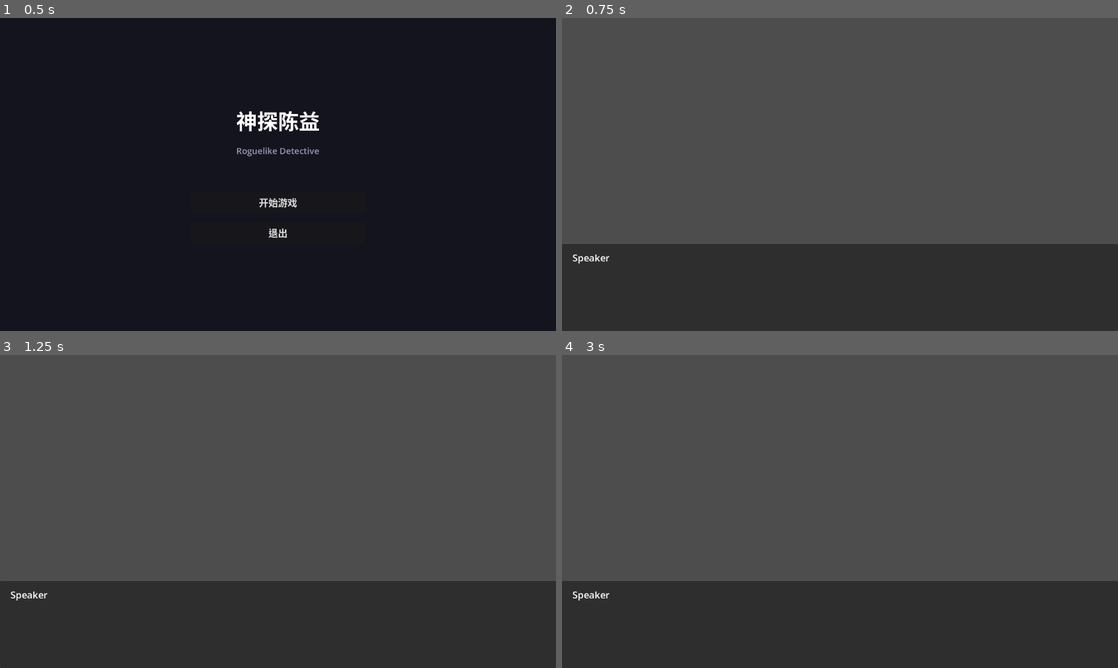
Above: before the commit, frames 1-4 (two rows, left to right).
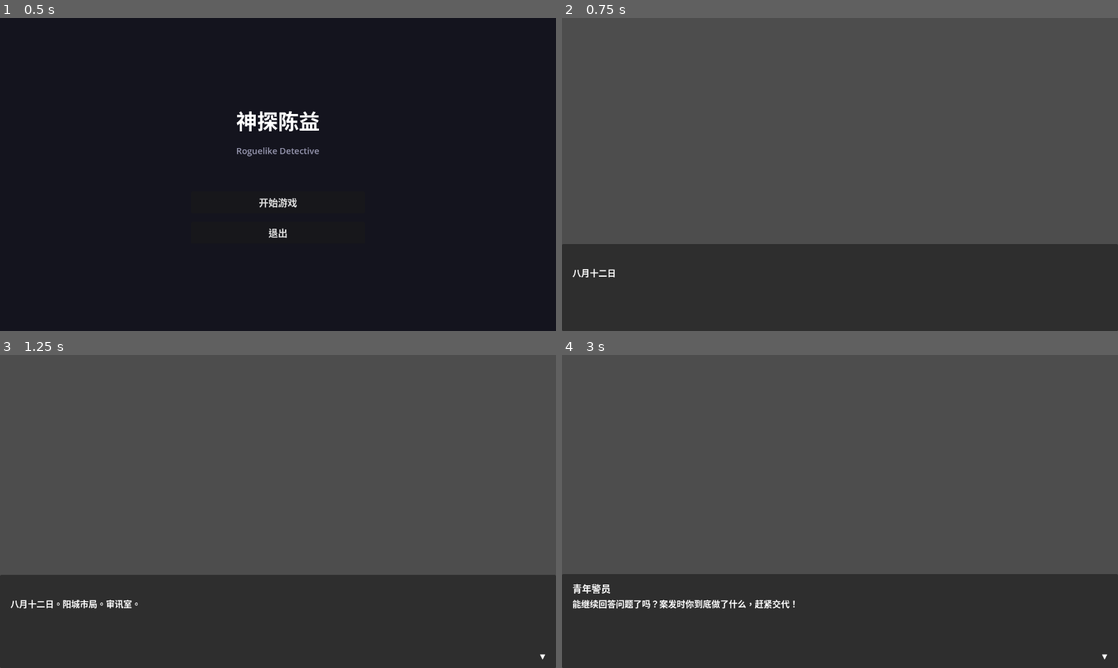
Above: after the commit, the same moments.

Repository: codes1gn/my-game-dev
Game: Godot game, scene res://src/ui/main_menu.tscn
Same seed, same stepped clock (60 frames per second), same inputs: the game is played once before the commit and once after it.
Inputs (mouse positions are in pixels of both pictures, inside the frame that each line leads up to):
- Up to frame 1 (0.5 s): no input
- Up to frame 2 (0.75 s): click "开始游戏" at 0.5 s
- Up to frame 3 (1.25 s): no input
- Up to frame 4 (3 s): tap Enter (ui_accept) at 1.25, 1.52, 2, 2.75 s; move the mouse to (962, 495) at 1.27 s; click (962, 495) at 1.42 s; drag from (728, 527) to (812, 574) at 2.02 s; move the mouse to (895, 442) at 2.77 s; click (895, 442) at 2.92 s

Frame 1 is identical in both runs. In frame 2, 0.2% of the frame differs, in the area x 1-10%, y 75-83%; in frame 3, 2.4%; in frame 4, 3.1%, in the area x 0-100%, y 70-98%.
Error before the commit: Parse Error: Cannot infer the type of "attr" variable because the value doesn't have a set type. (res://src/vn/vn_engine.gd:107)

Commit message:
Fix VN dialogue system: JSON encoding, typewriter effect, type inference

Diff:
--- a/data/dialogue/case_001_opening.json
+++ b/data/dialogue/case_001_opening.json
@@ -200,7 +200,7 @@
       "id": "uncuffed",
       "type": "text",
       "speaker": "narrator",
-      "text": "周业斌看向陈益的眼神开始不同起来。他冲附近的警员挥了挥手："给他打开手铐。"",
+      "text": "周业斌看向陈益的眼神开始不同起来。他冲附近的警员挥了挥手：\u201c给他打开手铐。\u201d",
       "next": "chen_yi_proposal_2"
     },
     {
--- a/src/autoload/game_manager.gd
+++ b/src/autoload/game_manager.gd
@@ -1,6 +1,10 @@
 extends Node
 
-var current_state: int = Enums.GameState.MAIN_MENU
+const STATE_MAIN_MENU := 0
+const STATE_DAILY_LIFE := 1
+const STATE_INVESTIGATION := 2
+
+var current_state: int = STATE_MAIN_MENU
 var current_day: int = 1
 var player_data: Dictionary = {}
 var flags: Dictionary = {}
@@ -11,7 +15,7 @@
 func _init_player_data() -> void:
 	player_data = {
 		"name": "陈益",
-		"rank": Enums.Rank.DISTRICT,
+		"rank": 0,
 		"system_points": 0,
 		"attributes": {
 			"observation": 5,
--- a/src/ui/main_menu.gd
+++ b/src/ui/main_menu.gd
@@ -5,7 +5,7 @@
 	$VBox/QuitButton.pressed.connect(_on_quit)
 
 func _on_start() -> void:
-	GameManager.change_state(Enums.GameState.DAILY_LIFE)
+	GameManager.change_state(GameManager.STATE_DAILY_LIFE)
 	get_tree().change_scene_to_file("res://src/vn/vn_scene.tscn")
 
 func _on_quit() -> void:
--- a/src/vn/dialogue_box.gd
+++ b/src/vn/dialogue_box.gd
@@ -8,9 +8,9 @@
 @onready var continue_indicator: Control = %ContinueIndicator
 
 var _full_text: String = ""
-var _char_index: int = 0
+var _char_index: float = 0.0
 var _is_typing: bool = false
-var _chars_per_second: float = 40.0
+var _chars_per_second: float = 30.0
 
 func _ready() -> void:
 	continue_indicator.visible = false
@@ -20,13 +20,13 @@
 		return
 	_char_index += delta * _chars_per_second
 	var visible_count := int(_char_index)
-	if visible_count >= _full_text.length():
-		text_label.text = _full_text
+	if visible_count >= text_label.get_total_character_count():
+		text_label.visible_characters = -1
 		_is_typing = false
 		continue_indicator.visible = true
 		text_finished.emit()
 	else:
-		text_label.text = _full_text.substr(0, visible_count)
+		text_label.visible_characters = visible_count
 
 func _unhandled_input(event: InputEvent) -> void:
 	if event.is_action_pressed("ui_accept") or (event is InputEventMouseButton and event.pressed):
@@ -37,6 +37,7 @@
 			advance_requested.emit()
 
 func show_dialogue(speaker: String, text: String) -> void:
+	print("[DialogueBox] show_dialogue: speaker=", speaker, " text_len=", text.length())
 	if speaker.is_empty() or speaker == "narrator":
 		speaker_label.text = ""
 	else:
@@ -44,14 +45,14 @@
 	_full_text = text
 	_char_index = 0.0
 	_is_typing = true
-	text_label.text = ""
+	text_label.text = text
+	text_label.visible_characters = 0
 	continue_indicator.visible = false
 	visible = true
 
 func _skip_typing() -> void:
-	text_label.text = _full_text
+	text_label.visible_characters = -1
 	_is_typing = false
-	_char_index = float(_full_text.length())
 	continue_indicator.visible = true
 	text_finished.emit()
 
--- a/src/vn/vn_engine.gd
+++ b/src/vn/vn_engine.gd
@@ -24,10 +24,12 @@
 		start_dialogue("res://data/dialogue/case_001_opening.json")
 
 func start_dialogue(dialogue_path: String) -> void:
+	print("[VN] Loading dialogue: ", dialogue_path)
 	_dialogue_data = GameManager.load_json(dialogue_path)
 	if _dialogue_data == null:
-		push_error("Failed to load dialogue: " + dialogue_path)
+		push_error("[VN] Failed to load dialogue: " + dialogue_path)
 		return
+	print("[VN] Loaded OK, nodes count: ", (_dialogue_data.get("nodes", []) as Array).size())
 	_nodes.clear()
 	for node_data in _dialogue_data.get("nodes", []):
 		_nodes[node_data["id"]] = node_data
@@ -102,13 +104,13 @@
 	if cond == null:
 		return true
 	if cond is Dictionary:
-		for key in cond:
+		for key: String in cond:
 			if key.ends_with("_gte"):
-				var attr := key.trim_suffix("_gte")
+				var attr_name: String = key.trim_suffix("_gte")
 				if key.begins_with("system_points"):
 					if GameManager.player_data["system_points"] < cond[key]:
 						return false
-				elif GameManager.get_attribute(attr) < cond[key]:
+				elif GameManager.get_attribute(attr_name) < cond[key]:
 					return false
 			elif key == "has_flag":
 				if not GameManager.get_flag(cond[key]):
Not shown, added: debug/screenshots/.gdignore
Binary file added: debug/screenshots/screenshot-2026-06-01T14-25-14-593Z.png
Binary file added: debug/screenshots/screenshot-2026-06-01T14-25-30-324Z.png
Binary file added: debug/screenshots/screenshot-2026-06-01T15-24-46-165Z.png
Binary file added: debug/screenshots/screenshot-2026-06-01T15-25-06-898Z.png
Binary file added: debug/screenshots/screenshot-2026-06-01T15-25-41-302Z.png
Binary file added: debug/screenshots/screenshot-2026-06-01T15-25-52-464Z.png
Binary file added: debug/screenshots/screenshot-2026-06-01T15-26-56-250Z.png
Binary file added: debug/screenshots/screenshot-2026-06-01T15-28-10-451Z.png
Binary file added: debug/screenshots/screenshot-2026-06-01T15-29-15-526Z.png
Binary file added: debug/screenshots/screenshot-2026-06-01T15-29-31-232Z.png
Binary file added: debug/screenshots/screenshot-2026-06-01T15-30-12-289Z.png
(and 10 more such lines)
